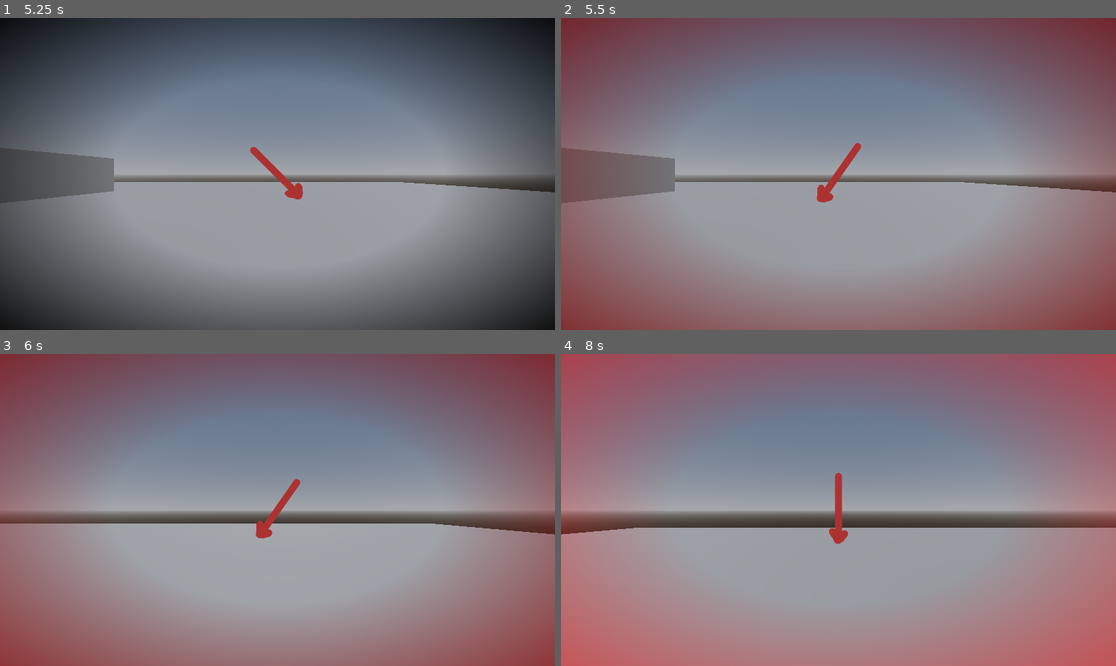
Above: before the commit, frames 1-4 (two rows, left to right).
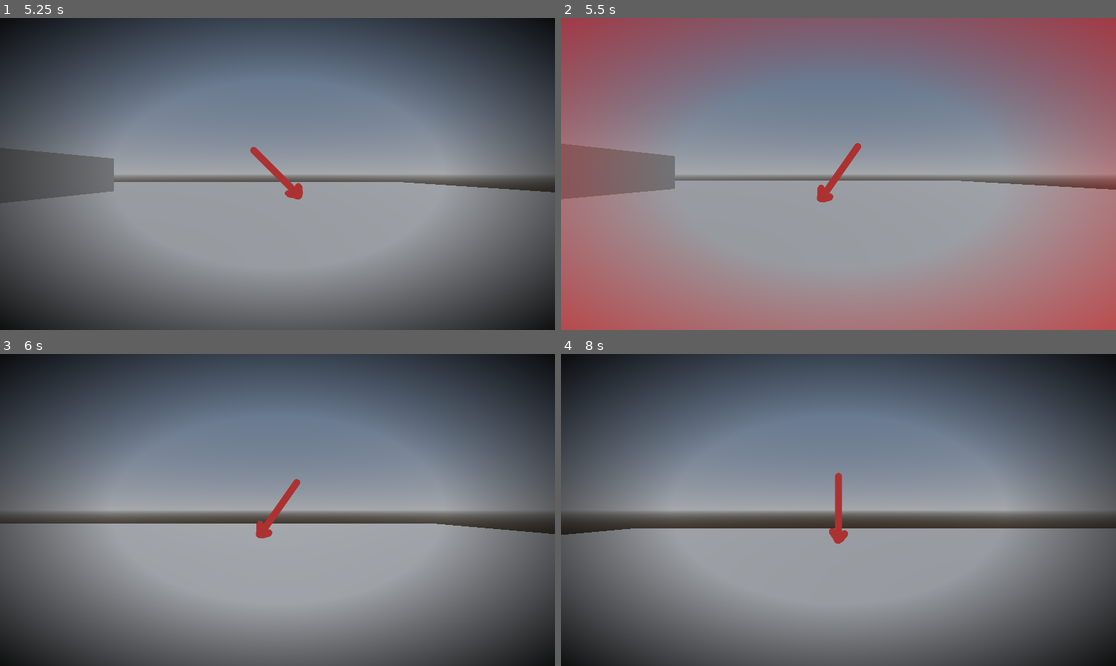
Above: after the commit, the same moments.

Repository: Bkasprzyk2077/CookieJam2024
Game: Godot game, scene res://scenes/levels/main.tscn
Same seed, same stepped clock (60 frames per second), same inputs: the game is played once before the commit and once after it. The engine's default icon, where the game draws it, is replaced by a stand-in: a white triangle on a blue panel in a dark square.
Inputs (mouse positions are in pixels of both pictures, inside the frame that each line leads up to):
- Up to frame 1 (5.25 s): tap Enter at 0.5, 2, 3.5 s; move the mouse to (399, 158) at 0.52 s; hold D (turn_right) 0.53-1.28 s; click (399, 158) at 0.67 s; tap Space at 1.25, 2.75, 4.25 s; move the mouse to (166, 189) at 1.27 s; hold S (move_backward) 1.28-2.03 s; move the mouse to (333, 105) at 2.02 s; hold D (turn_right) 2.03-2.78 s; move the mouse to (249, 236) at 2.77 s; hold W (move_forward) 2.78-3.53 s; click (249, 236) at 2.92 s; move the mouse to (444, 220) at 3.52 s; hold A (turn_left) 3.53-5.03 s; move the mouse to (111, 127) at 4.27 s; move the mouse to (305, 174) at 5.02 s; hold S (move_backward) from 5.03 s (still down); click (305, 174) at 5.17 s
- Up to frame 2 (5.5 s): keep holding S (move_backward)
- Up to frame 3 (6 s): move the mouse to (194, 432) at 5.77 s; release S (move_backward) at 5.78 s; hold D (turn_right) from 5.78 s (still down)
- Up to frame 4 (8 s): move the mouse to (960, 494) at 6.52 s; release D (turn_right) at 6.53 s; hold W (move_forward) 6.53-7.28 s; move the mouse to (727, 525) at 7.27 s; hold D (turn_right) from 7.28 s (still down); click (727, 525) at 7.42 s

Frame 1 is identical in both runs. In frame 2, 24% of the frame differs, in the area x 0-100%, y 0-100%; in frame 3, 54%; in frame 4, 60%.

Commit message:
camera shake

Diff:
--- a/cookiejam2024/scenes/gesture_manager/gesture_manager.gd
+++ b/cookiejam2024/scenes/gesture_manager/gesture_manager.gd
@@ -43,6 +43,7 @@
 		else:
 			print("ZLE")
 			animation_player.play("bad_pose")
+			get_tree().get_first_node_in_group("player_camera").apply_shake()
 		still_has_time = true
 	arrow_rect.visible = false
 	$EnemyTimer.start()
--- a/cookiejam2024/scenes/gesture_manager/gesture_manager.tscn
+++ b/cookiejam2024/scenes/gesture_manager/gesture_manager.tscn
@@ -28,8 +28,9 @@
 "values": [Color(0, 0, 0, 1)]
 }
 
-[sub_resource type="Animation" id="Animation_67120"]
-resource_name = "good_pose"
+[sub_resource type="Animation" id="Animation_44w0h"]
+resource_name = "bad_pose"
+length = 0.4
 tracks/0/type = "value"
 tracks/0/imported = false
 tracks/0/enabled = true
@@ -37,14 +38,15 @@
 tracks/0/interp = 1
 tracks/0/loop_wrap = true
 tracks/0/keys = {
-"times": PackedFloat32Array(0, 0.5, 1),
+"times": PackedFloat32Array(0, 0.2, 0.4),
 "transitions": PackedFloat32Array(1, 1, 1),
 "update": 0,
-"values": [Color(0, 0, 0, 1), Color(0, 1, 0, 0.498039), Color(0, 0, 0, 1)]
+"values": [Color(0, 0, 0, 1), Color(1, 0, 0, 0.498039), Color(0, 0, 0, 1)]
 }
 
-[sub_resource type="Animation" id="Animation_44w0h"]
-resource_name = "bad_pose"
+[sub_resource type="Animation" id="Animation_67120"]
+resource_name = "good_pose"
+length = 0.4
 tracks/0/type = "value"
 tracks/0/imported = false
 tracks/0/enabled = true
@@ -52,10 +54,10 @@
 tracks/0/interp = 1
 tracks/0/loop_wrap = true
 tracks/0/keys = {
-"times": PackedFloat32Array(0, 0.5, 1),
+"times": PackedFloat32Array(0, 0.2, 0.4),
 "transitions": PackedFloat32Array(1, 1, 1),
 "update": 0,
-"values": [Color(0, 0, 0, 1), Color(1, 0, 0, 0.498039), Color(0, 0, 0, 1)]
+"values": [Color(0, 0, 0, 1), Color(0, 1, 0, 0.498039), Color(0, 0, 0, 1)]
 }
 
 [sub_resource type="AnimationLibrary" id="AnimationLibrary_hkkv1"]
--- a/cookiejam2024/scenes/player/Player.tscn
+++ b/cookiejam2024/scenes/player/Player.tscn
@@ -1,12 +1,14 @@
-[gd_scene load_steps=2 format=3 uid="uid://cy8iths304j2u"]
+[gd_scene load_steps=3 format=3 uid="uid://cy8iths304j2u"]
 
 [ext_resource type="Script" path="res://scenes/player/player.gd" id="1_4127a"]
+[ext_resource type="Script" path="res://scenes/player/camera_3d.gd" id="2_xslh3"]
 
 [node name="Player" type="Node3D"]
 script = ExtResource("1_4127a")
 
-[node name="Camera3D" type="Camera3D" parent="."]
+[node name="Camera3D" type="Camera3D" parent="." groups=["player_camera"]]
 current = true
+script = ExtResource("2_xslh3")
 
 [node name="FrontRayCast3D" type="RayCast3D" parent="."]
 target_position = Vector3(0, 0, -5)
--- /dev/null
+++ b/cookiejam2024/scenes/player/camera_3d.gd
@@ -0,0 +1,20 @@
+extends Camera3D
+
+@export var randomStrength: float = 1.0
+@export var shakeFade: float = 5.0
+
+var rng = RandomNumberGenerator.new()
+
+var shake_strength: float = 0.0
+
+func _process(delta):
+	if shake_strength > 0:
+		shake_strength = lerp(shake_strength,0.0,shakeFade * delta)
+		randomOffset()
+
+func apply_shake():
+	shake_strength = randomStrength
+
+func randomOffset():
+	h_offset = rng.randf_range(-shake_strength,shake_strength)
+	v_offset = rng.randf_range(-shake_strength,shake_strength)
